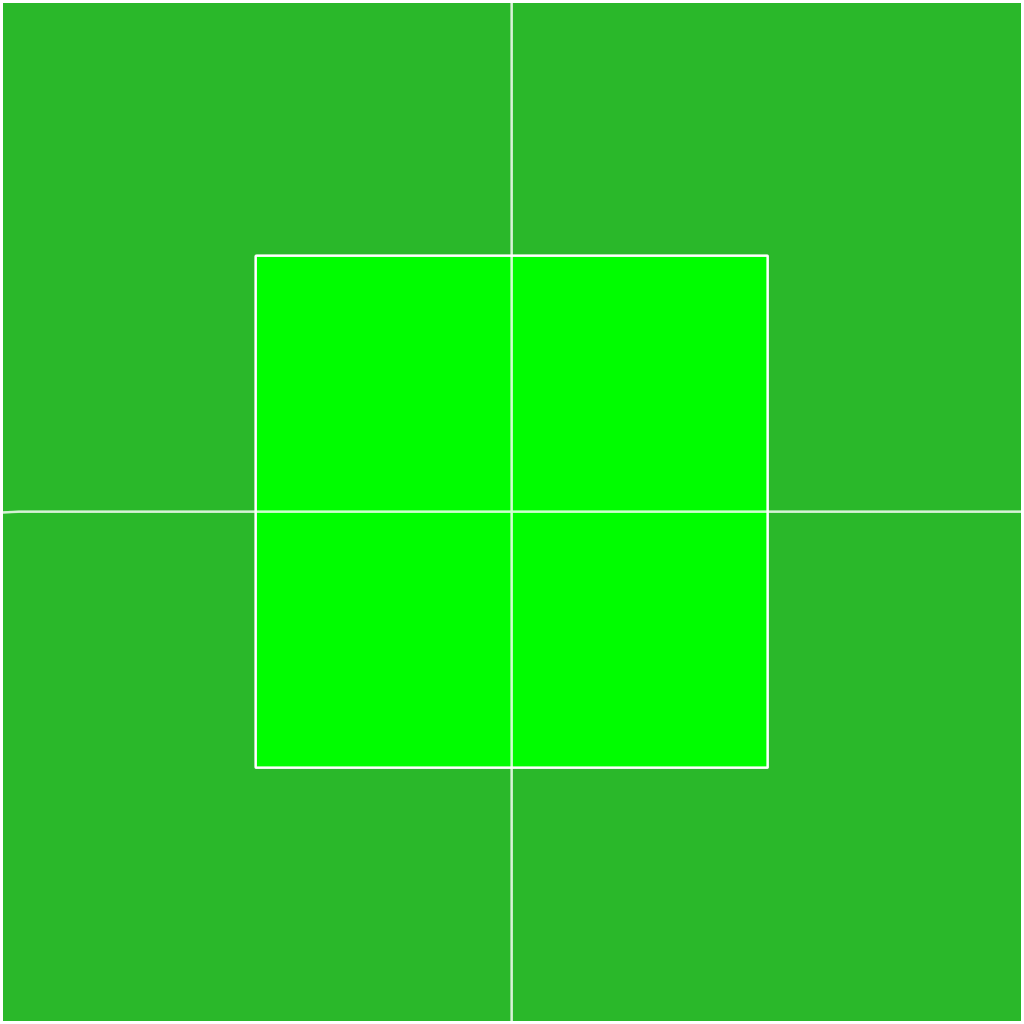
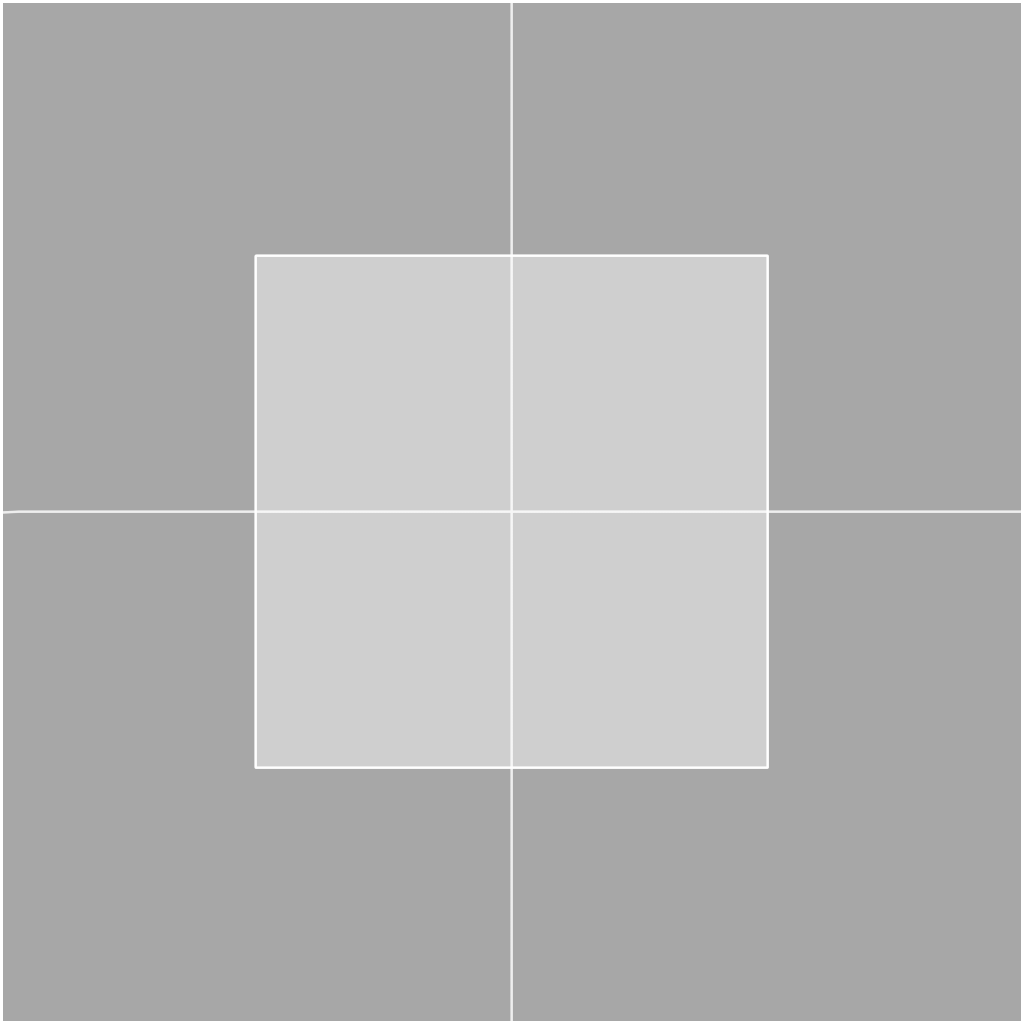
Comparing the layer stacks of the two (1024, 1024) images. Changes:
painted on "Paint Layer 4" over [192, 192, 832, 832]
painted on "Paint Layer 2" over [3, 3, 1021, 1021]
painted on "Paint Layer 1" over [3, 3, 1021, 1021]
painted on "Paint Layer 5" over [256, 256, 767, 767]
painted on "Paint Layer 3" over [3, 3, 1021, 1021]
